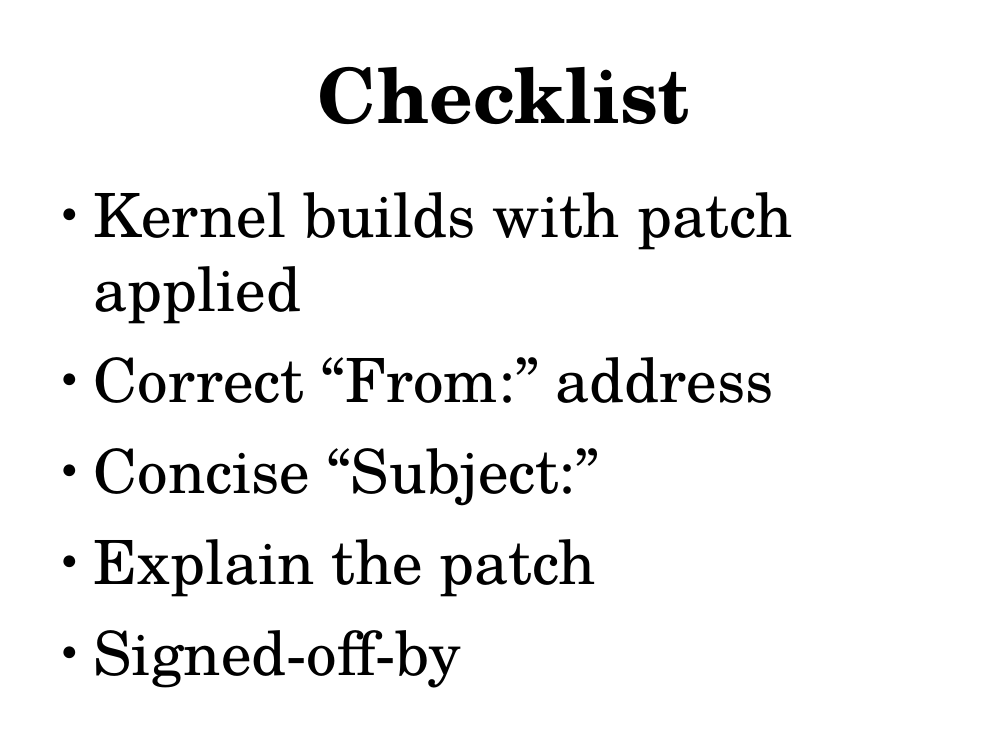
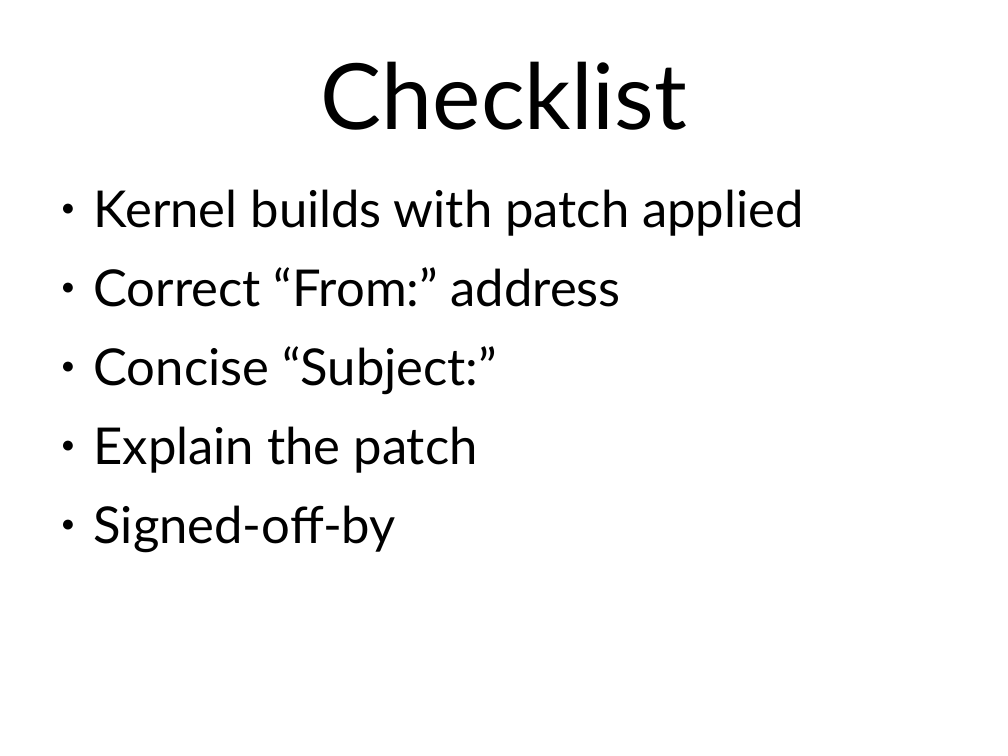
Before and after one commit to gregkh/kernel-tutorial, a slide deck: slide 12 of kernel_patch_tutorial.odp (slide 16 before the commit). Drawn at 1008x756 pixels with LibreOffice and Linux fonts; fonts in the diff are those of the drawing. Boxes give left, top, right and bottom in pixels: in the first picture for what was removed or moved away, otherwise in the second. Text is boxed around its words. In the diff, an @@ line names an element or a change of style, - is before the commit and + after.

```diff
--- a/kernel_patch_tutorial.odp
+++ b/kernel_patch_tutorial.odp
@@ title "Checklist" at [321, 61, 687, 130]: size 60 to 72 pt, font TeX Gyre Schola to Lato, bold off @@
@@ text "Kernel builds with patch applied" at [94, 189, 804, 552]: size 48 to 40 pt, font TeX Gyre Schola to Lato @@
```
Also in this commit, not shown: 13 other slides changed, 1 slide added, 2 slides removed, 2 other files.
